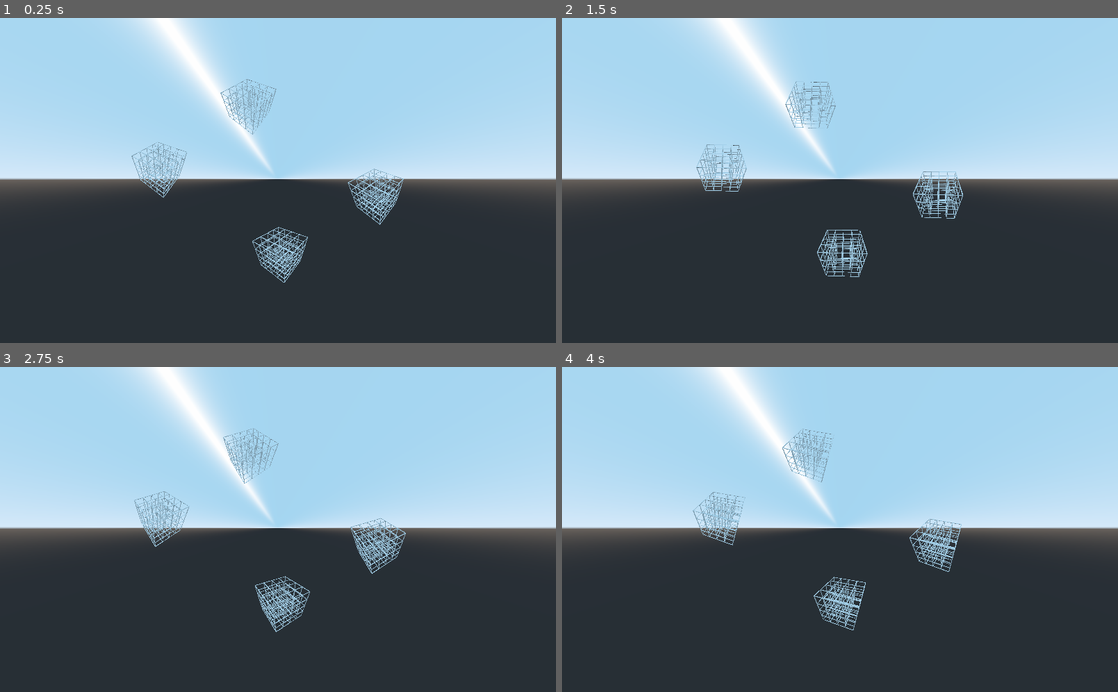
Above: before the commit, frames 1-4 (two rows, left to right).
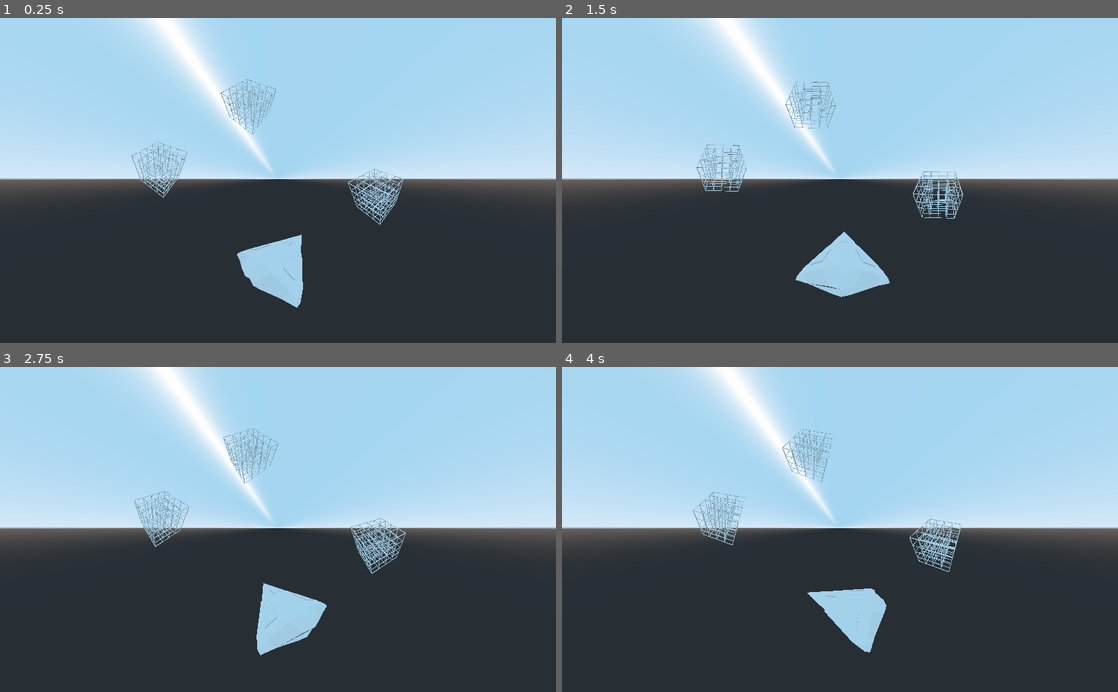
Above: after the commit, the same moments.

Repository: EamonnMR/galactic-night
Game: Godot game, scene res://main.tscn
Two runs of this game, one before a commit and one after it. Both use one fixed random seed, a clock stepped at 60 frames per second and the inputs below.
Inputs:
- Up to frame 1 (0.25 s): no input
- Up to frame 2 (1.5 s): no input
- Up to frame 3 (2.75 s): no input
- Up to frame 4 (4 s): no input

The runs differ from the first frame. In frame 1, 1.6% of the frame differs, in the area x 42-56%, y 64-90%; in frame 2, 1.7%, in the area x 42-59%, y 65-86%; in frame 3, 1.6%; in frame 4, 1.4%.

Commit message:
Adds a spaceship model to demonstrate perspective

Diff:
--- a/main.tscn
+++ b/main.tscn
@@ -1,16 +1,17 @@
-[gd_scene load_steps=8 format=2]
+[gd_scene load_steps=9 format=2]
 
 [ext_resource path="res://perspective.gdshader" type="Shader" id=1]
 [ext_resource path="res://MeshInstance.gd" type="Script" id=2]
 [ext_resource path="res://grid.obj" type="ArrayMesh" id=3]
+[ext_resource path="res://asset_sources/xic_prospector_ma.obj" type="ArrayMesh" id=4]
 
-[sub_resource type="ShaderMaterial" id=1]
+[sub_resource type="ShaderMaterial" id=6]
 shader = ExtResource( 1 )
 shader_param/xform = null
 shader_param/inv_xform = null
 shader_param/S = 0.5
 
-[sub_resource type="ShaderMaterial" id=2]
+[sub_resource type="ShaderMaterial" id=5]
 shader = ExtResource( 1 )
 shader_param/xform = null
 shader_param/inv_xform = null
@@ -38,14 +39,14 @@
 
 [node name="MeshInstance" type="MeshInstance" parent="."]
 transform = Transform( 1, 0, 0, 0, 1, 0, 0, 0, 1, -3.30178, 0, 3.44212 )
-mesh = ExtResource( 3 )
-material/0 = SubResource( 1 )
+mesh = ExtResource( 4 )
+material/0 = SubResource( 6 )
 script = ExtResource( 2 )
 
 [node name="MeshInstance2" type="MeshInstance" parent="."]
 transform = Transform( 1, 0, 0, 0, 1, 0, 0, 0, 1, -3.30178, 0, -1.71519 )
 mesh = ExtResource( 3 )
-material/0 = SubResource( 2 )
+material/0 = SubResource( 5 )
 script = ExtResource( 2 )
 
 [node name="MeshInstance3" type="MeshInstance" parent="."]
--- a/project.godot
+++ b/project.godot
@@ -10,7 +10,7 @@
 
 [application]
 
-config/name="25d_shader_test"
+config/name="Asteroids '22"
 run/main_scene="res://main.tscn"
 config/icon="res://icon.png"
 
Not shown, added: asset_sources/spaceship.mtl
Not shown, added: asset_sources/spaceship.obj
Not shown, added: asset_sources/spaceship.obj.import
Not shown, added: asset_sources/xic_prospector_ma.mtl
Not shown, added: asset_sources/xic_prospector_ma.obj
Not shown, added: asset_sources/xic_prospector_ma.obj.import
Not shown, added: .gitignore
Not shown, changed: asset_sources/spaceship.blend
Not shown, changed: asset_sources/spaceship.blend1
Not shown, added: asset_sources/xic_prospector.blend
Not shown, added: asset_sources/xic_prospector_ma.blend
